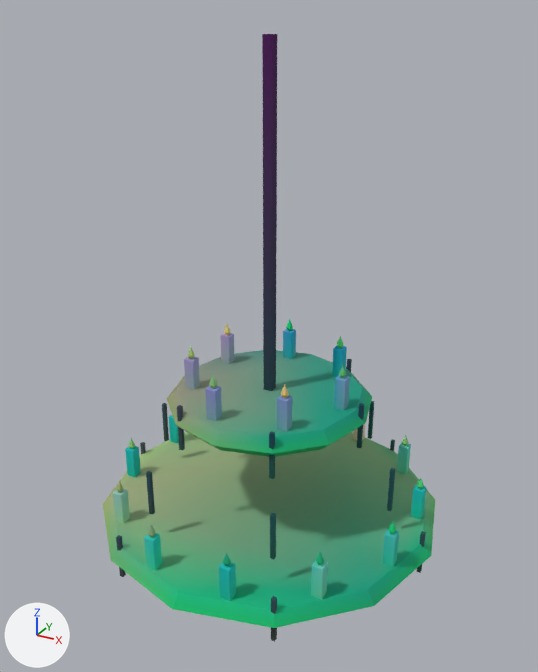
Renders of the glTF model assets/kit/chandelier_gilt.glb from each side of a commit.
One viewpoint serves both versions: a 50 mm lens placed at (2.47, -4.49, 3.75), pointed at (0.0, -0.01, 1.51). Every picture has the same lights, and +X, +Y and +Z are marked at lower left. The older version comes first. Vertices at exactly the same position are counted once.

In view in the first picture: 'chand_candles', 'chand_chain', 'chand_ring', 'chand_ring2' and 15 more.
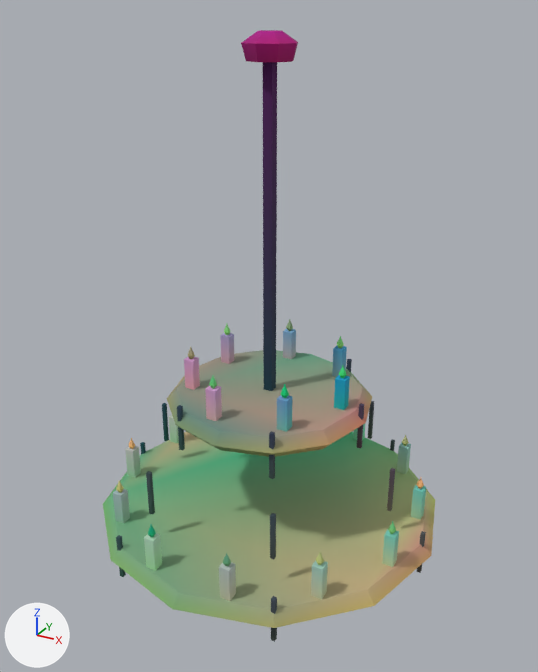
What changed in the scene script:
```text
Add mat_m_gold:
    mat_m_gold = bpy.data.materials.new('M_gold')
    # nodes: BsdfPrincipled, Mix, OutputMaterial, VertexColor
    # colours: yellow #edd389, mixed with the vertex colours
Change me_chand_ring:
    where me_chand_ring.from_pydata(...)  # 36 vertices, 68 faces; spans x -1.38..1.38, y -1.38..1.38, z -0.08..0.08
    used by ob_chand_ring; location = (0.0, 0.0, 0.0)
    me_chand_ring part 1: 68 faces centred in x -1.29..1.29, y -1.29..1.29, z -0.08..0.08 are repainted in the vertex colours, in many colours
Change me_chand_ring2:
    where me_chand_ring2.from_pydata(...)  # 36 vertices, 68 faces; spans x -0.8..0.8, y -0.8..0.8, z 0.9..1.06
    used by ob_chand_ring2; location = (0.0, 0.0, 0.0)
    me_chand_ring2 part 2: 68 faces centred in x -0.74..0.74, y -0.74..0.74, z 0.9..1.06 are repainted in the vertex colours, in many colours
Change me_chand_candles:
    where me_chand_candles.from_pydata(...)  # 152 vertices, 228 faces; spans x -1.2..1.2, y -1.2..1.2, z 0.02..1.3
    used by ob_chand_candles; location = (0.0, 0.0, 0.0)
    me_chand_candles part 3: 228 faces centred in x -1.2..1.2, y -1.2..1.2, z 0.02..1.3 are repainted in the vertex colours, in many colours
Add me_chand_boss:
    me_chand_boss.from_pydata(...)  # 24 vertices, 44 faces; spans x -0.19..0.19, y -0.19..0.19, z 3.44..3.62
    me_chand_boss.materials.append(mat_m_gold)
Add ob_chand_boss:
    ob_chand_boss = bpy.data.objects.new('chand_boss', me_chand_boss)
    ob_chand_boss.location = (0.0, 0.0, 0.0)
```

Where the change shows, as pixel boxes (x1, y1, x2, y2) in the pictures (538 x 672 px):
'chand_boss', added: after (241, 30, 298, 62)
part 1 of me_chand_ring, recoloured: (103, 432, 435, 628) in both
part 2 of me_chand_ring2, recoloured: (171, 350, 372, 457) in both
part 3 of me_chand_candles, recoloured: (113, 329, 426, 601) in both
